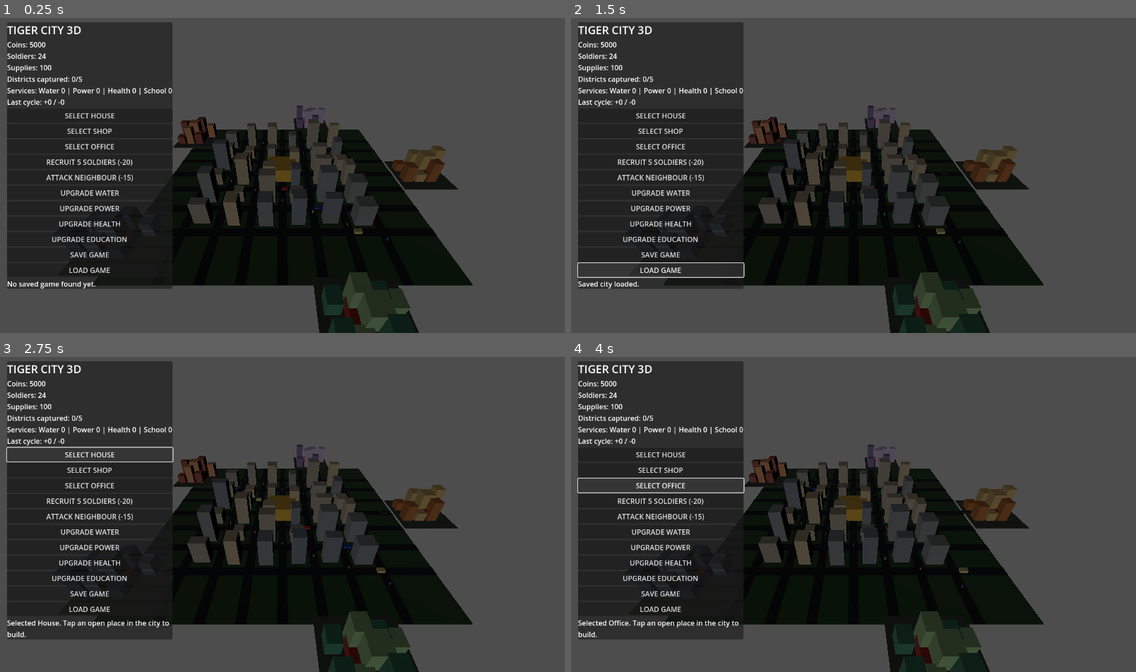
Above: before the commit, frames 1-4 (two rows, left to right).
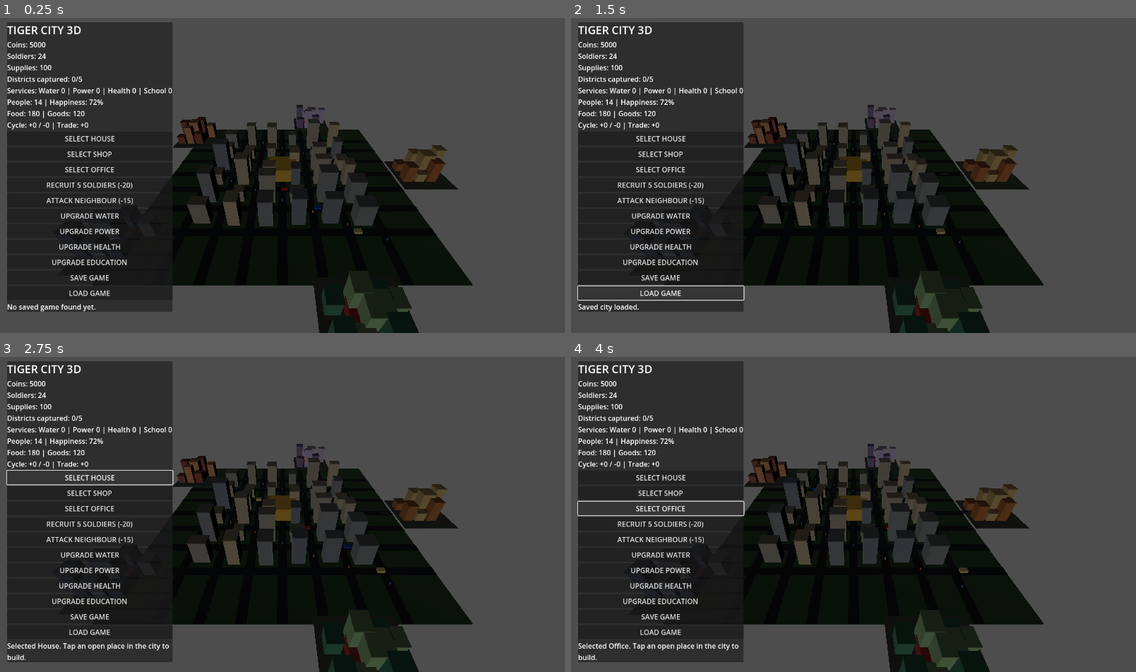
Above: after the commit, the same moments.

Repository: TigerChat-HQ/tiger-city-3d.tiger-city-3d
Game: Godot game, scene res://Main.tscn
The game is run twice, just before and just after one commit, with the same random seed, the same clock (stepped at 60 frames per second) and the same inputs.
Inputs:
- Up to frame 1 (0.25 s): no input
- Up to frame 2 (1.5 s): click "SAVE GAME" at 0.5 s; click "LOAD GAME" at 1.25 s
- Up to frame 3 (2.75 s): click "SELECT HOUSE" at 2 s
- Up to frame 4 (4 s): click "SELECT SHOP" at 2.75 s; click "SELECT OFFICE" at 3.5 s

The runs differ from the first frame. In frame 1, 5.2% of the frame differs, in the area x 1-80%, y 25-100%; in frame 2, 4.5%; in frame 3, 5.8%; in frame 4, 5.8%.

Commit message:
Connect citizen needs, public services and captured-city trade; detail 3D buildings

Diff:
--- a/godot/main.gd
+++ b/godot/main.gd
@@ -41,6 +41,11 @@
 var service_costs := {"water": 350, "power": 450, "health": 600, "education": 500}
 var last_economy_income := 0
 var last_economy_expense := 0
+var food_stock := 180
+var goods_stock := 120
+var city_happiness := 72
+var citizen_needs: Array[Dictionary] = []
+var last_trade_income := 0
 
 func _ready() -> void:
 	_build_world()
@@ -65,7 +70,9 @@
 			var px := (float(x) - GRID / 2.0 + 0.5) * (BLOCK + ROAD)
 			var pz := (float(z) - GRID / 2.0 + 0.5) * (BLOCK + ROAD)
 			var h := rng.randf_range(4.0, 15.0)
-			_add_box("Building", Vector3(px, h / 2.0, pz), Vector3(rng.randf_range(3.5, 6.0), h, rng.randf_range(3.5, 6.0)), Color(0.45, 0.48, 0.52).lerp(Color(0.72, 0.65, 0.52), rng.randf()))
+			var building_size := Vector3(rng.randf_range(3.5, 6.0), h, rng.randf_range(3.5, 6.0))
+			var building_color := Color(0.45, 0.48, 0.52).lerp(Color(0.72, 0.65, 0.52), rng.randf())
+			_add_detailed_building("Capital block", Vector3(px, h / 2.0, pz), building_size, building_color)
 	for i in range(5):
 		var angle := TAU * float(i) / 5.0
 		_add_box("Rival district", Vector3(cos(angle) * 62.0, 2.0, sin(angle) * 62.0), Vector3(9, 4, 9), Color(0.62, 0.18, 0.15))
@@ -93,8 +100,8 @@
 			var height := 4.0 + float((building_index * 3 + city_index) % 5) * 1.8
 			var tint: Color = palette[building_index % 2]
 			var local_pos := Vector3((slot - 1.5) * 5.0, height * 0.5, (ring - 0.5) * 8.0)
-			_add_box("Town %d building %d" % [city_index, building_index], center + local_pos, Vector3(3.8, height, 4.2), tint)
-		_add_box("Town %d landmark" % city_index, center + Vector3(0, 5.5, 0), Vector3(5, 11, 5), palette[1])
+			_add_detailed_building("Town %d building %d" % [city_index, building_index], center + local_pos, Vector3(3.8, height, 4.2), tint)
+		_add_detailed_building("Town %d landmark" % city_index, center + Vector3(0, 5.5, 0), Vector3(5, 11, 5), palette[1])
 
 func _build_service(service_name: String) -> void:
 	if not service_levels.has(service_name):
@@ -111,6 +118,34 @@
 	_add_box(service_name.capitalize() + " service", service_positions[service_name], Vector3(5, height, 5), service_colors[service_name])
 	status_label.text = "%s service upgraded to level %d." % [service_name.capitalize(), service_levels[service_name]]
 	_update_ui()
+func _add_detailed_building(label: String, pos: Vector3, size: Vector3, tint: Color) -> MeshInstance3D:
+	var building := _add_box(label, pos, size, tint)
+	var window_material := StandardMaterial3D.new()
+	window_material.albedo_color = Color(0.22, 0.48, 0.62)
+	window_material.metallic = 0.22
+	window_material.roughness = 0.28
+	var floors := maxi(1, int(size.y / 2.6))
+	var columns := maxi(1, int(size.x / 1.5))
+	for floor_index in range(floors):
+		for column_index in range(columns):
+			var window_mesh := MeshInstance3D.new()
+			var window_shape := BoxMesh.new()
+			window_shape.size = Vector3(0.42, 0.72, 0.07)
+			window_mesh.mesh = window_shape
+			window_mesh.position = Vector3(pos.x - size.x * 0.5 + 0.75 + float(column_index) * 1.15, 1.0 + float(floor_index) * 2.35, pos.z - size.z * 0.5 - 0.045)
+			window_mesh.material_override = window_material
+			city_root.add_child(window_mesh)
+	var roof := MeshInstance3D.new()
+	var roof_shape := BoxMesh.new()
+	roof_shape.size = Vector3(size.x + 0.35, 0.22, size.z + 0.35)
+	roof.mesh = roof_shape
+	roof.position = pos + Vector3(0, size.y * 0.5 + 0.12, 0)
+	var roof_material := StandardMaterial3D.new()
+	roof_material.albedo_color = tint.darkened(0.28)
+	roof.material_override = roof_material
+	city_root.add_child(roof)
+	return building
+
 func _add_box(label: String, pos: Vector3, size: Vector3, tint: Color) -> MeshInstance3D:
 	var mesh := BoxMesh.new()
 	mesh.size = size
@@ -193,6 +228,7 @@
 		person.position = Vector3(-33.0 + float(i % 7) * 11.0, 0.72, -42.0 + float(i) * 6.0)
 		city_root.add_child(person)
 		city_citizens.append(person)
+		citizen_needs.append({"hunger": 0.0, "health": 80.0, "education": 20.0, "happiness": 72.0})
 	for i in range(8):
 		var car := MeshInstance3D.new()
 		var shape := BoxMesh.new()
@@ -231,10 +267,41 @@
 		var service_total := 0
 		for level in service_levels.values():
 			service_total += int(level)
-		var income := 10 + shop_count * 18 + office_count * 28 + service_total * 4
-		var maintenance := buildings.size() * 2 + service_total * 7
-		var taxes := city_citizens.size() + service_total * 3
-		last_economy_income = income + taxes
+		var population := city_citizens.size()
+		var water_coverage := mini(100, 35 + int(service_levels["water"]) * 20)
+		var power_coverage := mini(100, 35 + int(service_levels["power"]) * 20)
+		var health_coverage := mini(100, 25 + int(service_levels["health"]) * 25)
+		var education_coverage := mini(100, 20 + int(service_levels["education"]) * 25)
+		var food_produced := 8 + shop_count * 9
+		var goods_produced := 5 + shop_count * 7 + office_count * 2
+		food_stock = mini(500, food_stock + food_produced - population * 2)
+		goods_stock = mini(500, goods_stock + goods_produced - population)
+		var food_shortage := food_stock < 20
+		var goods_shortage := goods_stock < 15
+		for i in range(citizen_needs.size()):
+			var needs: Dictionary = citizen_needs[i]
+			needs["hunger"] = clampf(float(needs["hunger"]) + (1.0 if food_shortage else -0.35), 0.0, 100.0)
+			needs["health"] = clampf(float(needs["health"]) + (float(health_coverage) - 55.0) * 0.035 - (2.0 if food_shortage else 0.0), 0.0, 100.0)
+			needs["education"] = clampf(float(needs["education"]) + float(education_coverage) * 0.012, 0.0, 100.0)
+			var citizen_happiness := 68.0 + float(water_coverage + power_coverage) * 0.10 + float(health_coverage + education_coverage) * 0.06
+			if food_shortage:
+				citizen_happiness -= 18.0
+			if goods_shortage:
+				citizen_happiness -= 8.0
+			needs["happiness"] = clampf(citizen_happiness - float(needs["hunger"]) * 0.25, 0.0, 100.0)
+			citizen_needs[i] = needs
+		var happiness_total := 0.0
+		for needs in citizen_needs:
+			happiness_total += float(needs["happiness"])
+		if citizen_needs.size() > 0:
+			city_happiness = int(happiness_total / citizen_needs.size())
+		var business_income := 10 + shop_count * 18 + office_count * 28
+		var taxes := int(population * (0.5 + float(city_happiness) / 100.0))
+		last_trade_income = 0
+		if captured > 0:
+			last_trade_income = captured * (12 + shop_count * 3 + int(power_coverage / 20))
+		var maintenance := buildings.size() * 2 + service_total * 7 + 8
+		last_economy_income = business_income + taxes + service_total * 4 + last_trade_income
 		last_economy_expense = maintenance
 		coins += last_economy_income - last_economy_expense
 		if supplies < 200:
@@ -514,7 +581,7 @@
 	for entry in buildings:
 		var p: Vector3 = entry.position
 		saved_buildings.append({"x": p.x, "z": p.z, "kind": entry.kind})
-	var data := {"coins": coins, "soldiers": soldiers, "supplies": supplies, "captured": captured, "buildings": saved_buildings, "service_levels": service_levels}
+	var data := {"coins": coins, "soldiers": soldiers, "supplies": supplies, "captured": captured, "buildings": saved_buildings, "service_levels": service_levels, "food_stock": food_stock, "goods_stock": goods_stock, "city_happiness": city_happiness}
 	var file := FileAccess.open(SAVE_PATH, FileAccess.WRITE)
 	if file == null:
 		status_label.text = "Could not save the game on this device."
@@ -543,6 +610,9 @@
 	var saved_services: Dictionary = parsed.get("service_levels", {})
 	for service_name in service_levels.keys():
 		service_levels[service_name] = maxi(0, int(saved_services.get(service_name, 0)))
+	food_stock = maxi(0, int(parsed.get("food_stock", 180)))
+	goods_stock = maxi(0, int(parsed.get("goods_stock", 120)))
+	city_happiness = clampi(int(parsed.get("city_happiness", 72)), 0, 100)
 	for item in buildings:
 		var node = item.get("node")
 		if is_instance_valid(node):
@@ -560,4 +630,4 @@
 func _update_ui() -> void:
 	if stats_label:
 		var service_summary := "Water %d | Power %d | Health %d | School %d" % [service_levels["water"], service_levels["power"], service_levels["health"], service_levels["education"]]
-		stats_label.text = "Coins: %d\nSoldiers: %d\nSupplies: %d\nDistricts captured: %d/5\nServices: %s\nLast cycle: +%d / -%d" % [coins, soldiers, supplies, captured, service_summary, last_economy_income, last_economy_expense]
+		stats_label.text = "Coins: %d\nSoldiers: %d\nSupplies: %d\nDistricts captured: %d/5\nServices: %s\nPeople: %d | Happiness: %d%%\nFood: %d | Goods: %d\nCycle: +%d / -%d | Trade: +%d" % [coins, soldiers, supplies, captured, service_summary, city_citizens.size(), city_happiness, food_stock, goods_stock, last_economy_income, last_economy_expense, last_trade_income]
